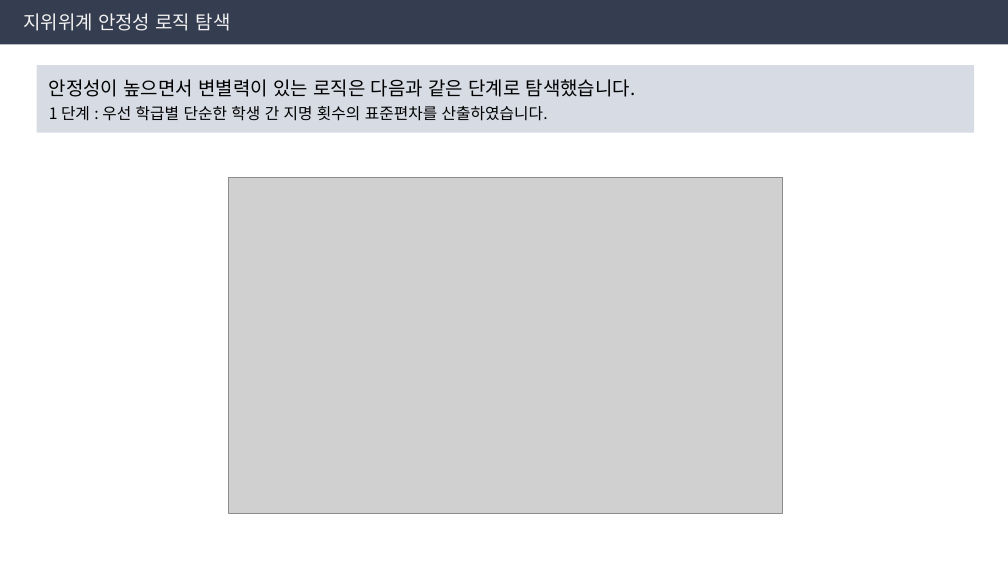
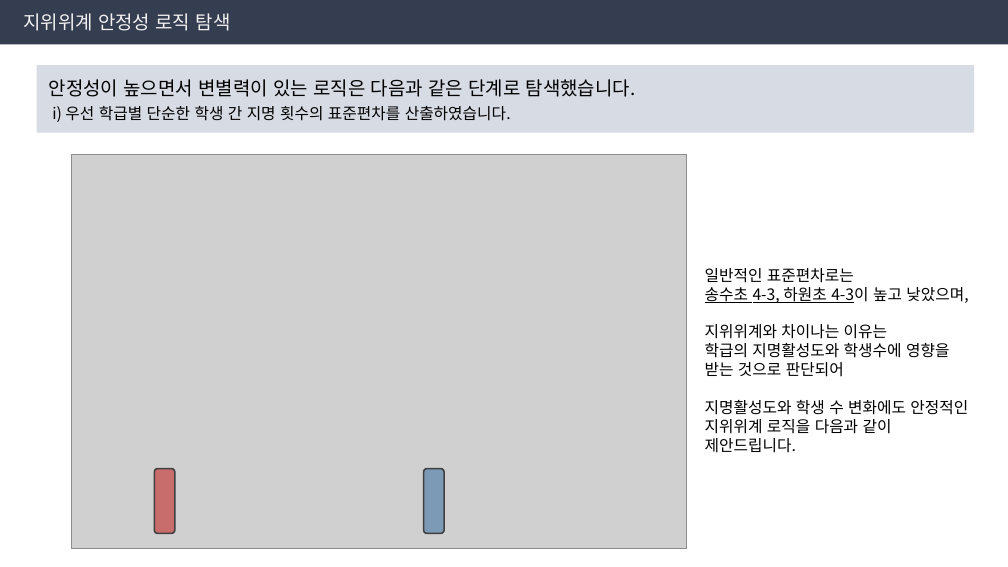
Before and after one commit to Byumin/peer, a slide deck: slide 5 of 250423_지위위계 로직 검토.pptx (slide 4 before the commit). Drawn at 1008x567 pixels with LibreOffice and Linux fonts; fonts in the diff are those of the drawing; grey boxes stand for pictures. Boxes give left, top, right and bottom in pixels: in the first picture for what was removed or moved away, otherwise in the second. Text is boxed around its words. In the diff, an @@ line names an element or a change of style, - is before the commit and + after.

Commit message:
지위위계 로직 대안 검토

```diff
--- a/250423_지위위계 로직 검토.pptx
+++ b/250423_지위위계 로직 검토.pptx
@@ text at [52,106,511,122]: text changed @@
-1 단계 : 우선 학급별 단순한 학생 간 지명 횟수의 표준편차를 산출하였습니다.
+i) 우선 학급별 단순한 학생 간 지명 횟수의 표준편차를 산출하였습니다.
@@ picture: place and size @@
-picture at [228,178,783,513]
+picture at [72,154,687,548]
@@ text added at [705,268,968,453], 15 pt, text #000000 @@
+일반적인 표준편차로는
+송수초 4-3, 하원초 4-3이 높고 낮았으며,
+지위위계와 차이나는 이유는
+학급의 지명활성도와 학생수에 영향을 받는 것으로 판단되어
+지명활성도와 학생 수 변화에도 안정적인
+지위위계 로직을 다음과 같이 제안드립니다.
@@ rounded rectangle added at [154,469,175,534], fill #C00000 at 48% opacity, outline #404040 1.5 pt @@
@@ rounded rectangle added at [423,469,444,534], fill #215F9A at 48% opacity, outline #404040 1.5 pt @@
```
Also in this commit, not shown: 3 other slides changed, 12 slides added, 43 other files.
